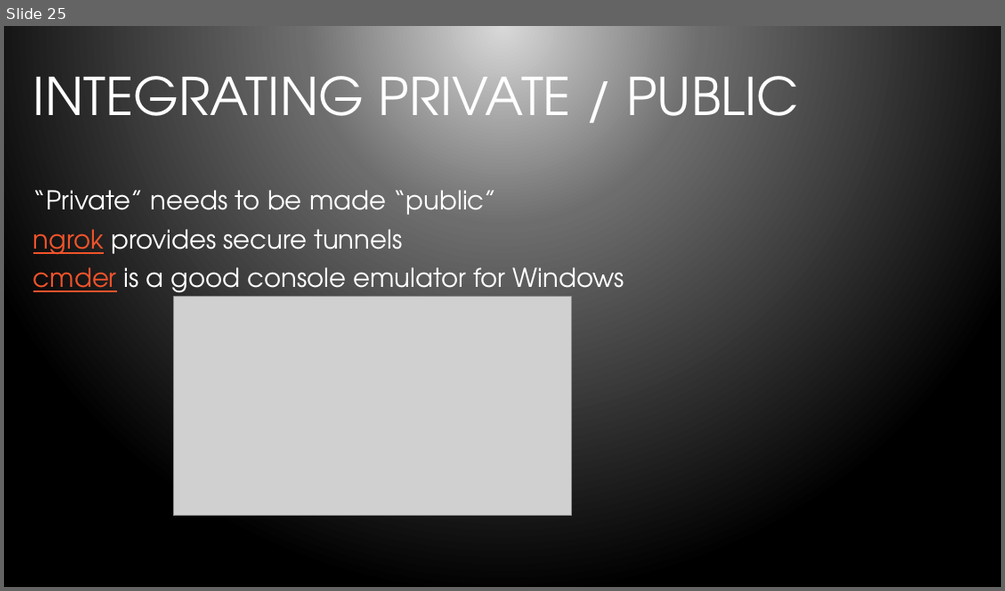
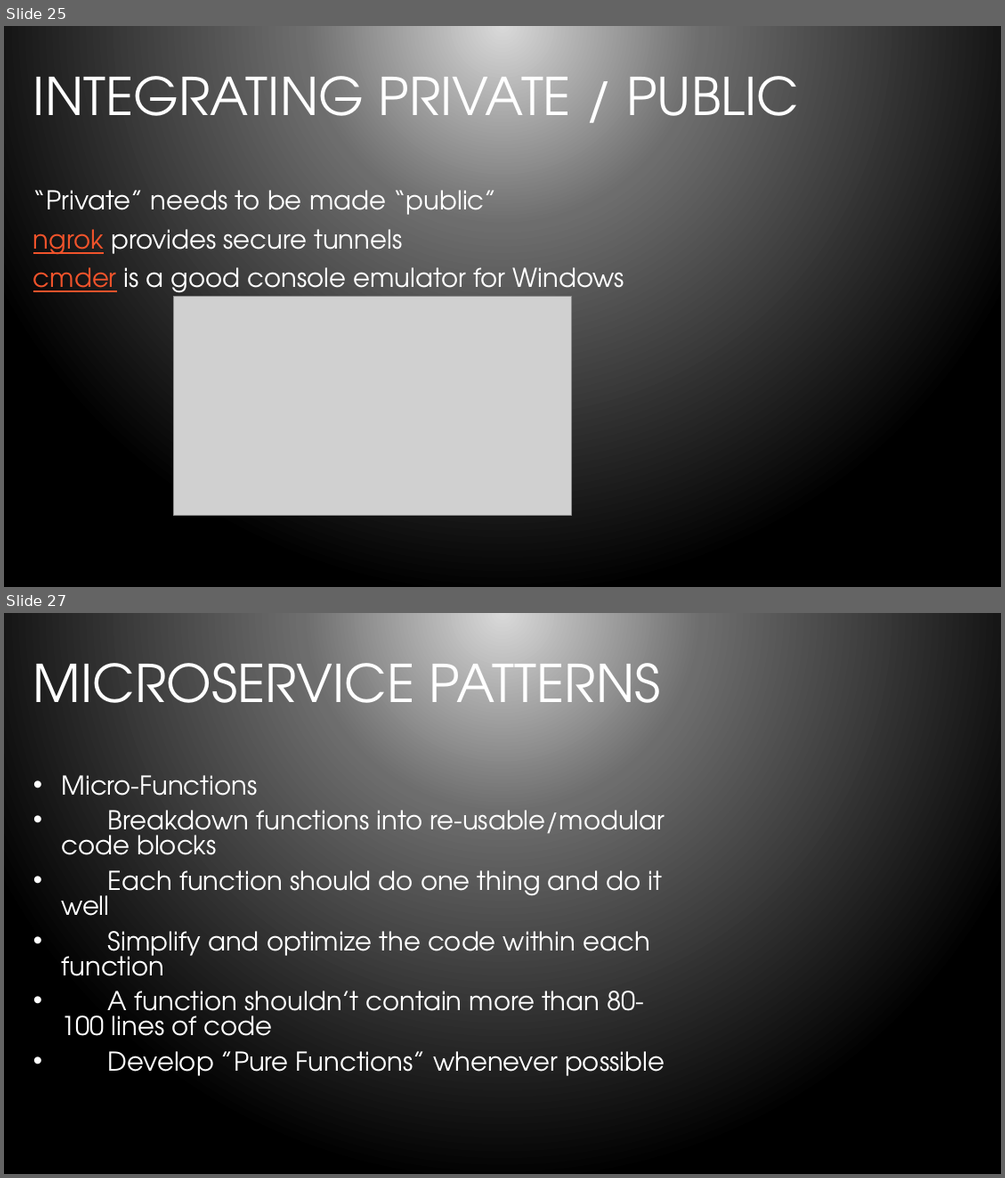
Before and after one commit to bleedingcode/domino-js-masterclass, a slide deck: presentation/8598 Domino and JS.pptx. Shown one above the other, each under a label of ours: slide 25 before the commit, slides 25 and 27 after it; the slides between them are not shown. The pictures are 1005x591 and 1005x1178 pixels, drawn with LibreOffice and Linux fonts; fonts in the diff are those of the drawing; grey boxes stand for pictures; background and template pictures are left out. Boxes give left, top, right and bottom in pixels: in the first picture for what was removed or moved away, otherwise in the second. Text is boxed around its words. In the diff, an @@ line names an element or a change of style, - is before the commit and + after.

```diff
--- a/presentation/8598 Domino and JS.pptx
+++ b/presentation/8598 Domino and JS.pptx
@@ slide 27 added at box(4, 613, 1001, 1174), background gradient #D9D9D9 to #6D6D6D to #000000 @@
@@ title added at box(33, 649, 660, 726), 50 pt, text #FFFFFF @@
+MICROSERVICE PATTERNS
@@ text added at box(61, 775, 665, 1076), 25 pt, text #FFFFFF @@
+• Micro-Functions
+• Breakdown functions into re-usable/modular code blocks
+• Each function should do one thing and do it well
+• Simplify and optimize the code within each function
+• A function shouldn’t contain more than 80- 100 lines of code
+• Develop ”Pure Functions” whenever possible
```
Also in this commit, not shown: 3 slides changed, 7 other slides added.
